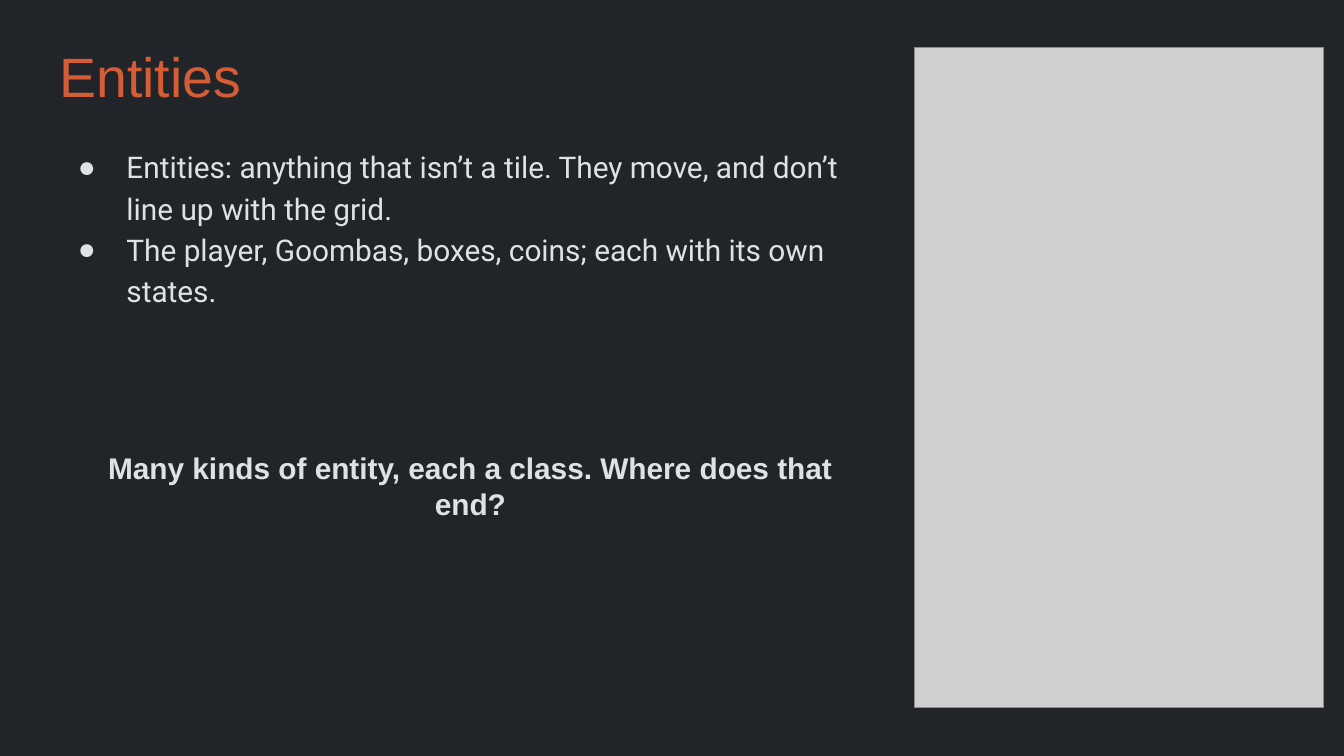
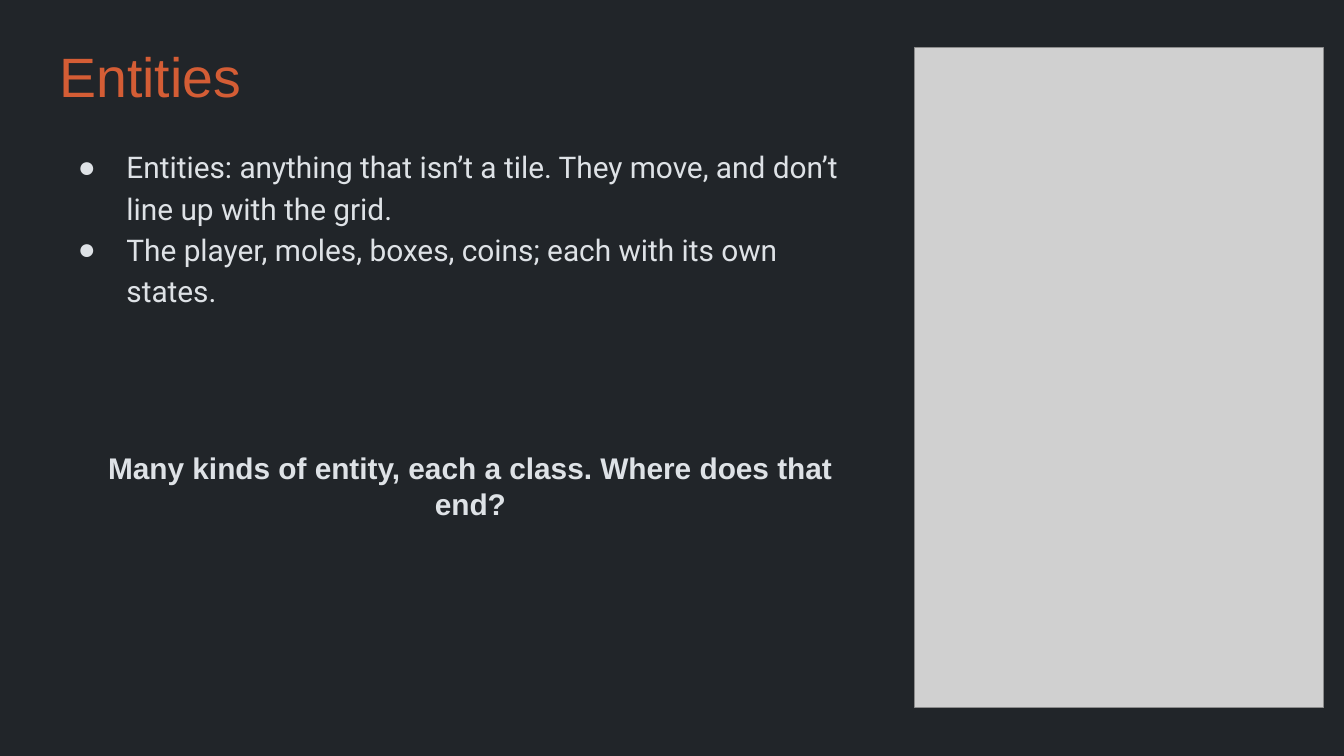
Before and after one commit to Metamate/gar, a slide deck: slide 37 of slides/06 Super Mario Bros.pptx. Drawn at 1344x756 pixels with LibreOffice and Linux fonts; fonts in the diff are those of the drawing; grey boxes stand for pictures. Boxes give left, top, right and bottom in pixels: in the first picture for what was removed or moved away, otherwise in the second. Text is boxed around its words. In the diff, an @@ line names an element or a change of style, - is before the commit and + after.

```diff
--- a/slides/06 Super Mario Bros.pptx
+++ b/slides/06 Super Mario Bros.pptx
@@ text at box(126, 238, 777, 303): text changed @@
-● The player, Goombas, boxes, coins; each with its own states.
+● The player, moles, boxes, coins; each with its own states.
```
Also in this commit, not shown: 2 other slides changed, 11 other files.
